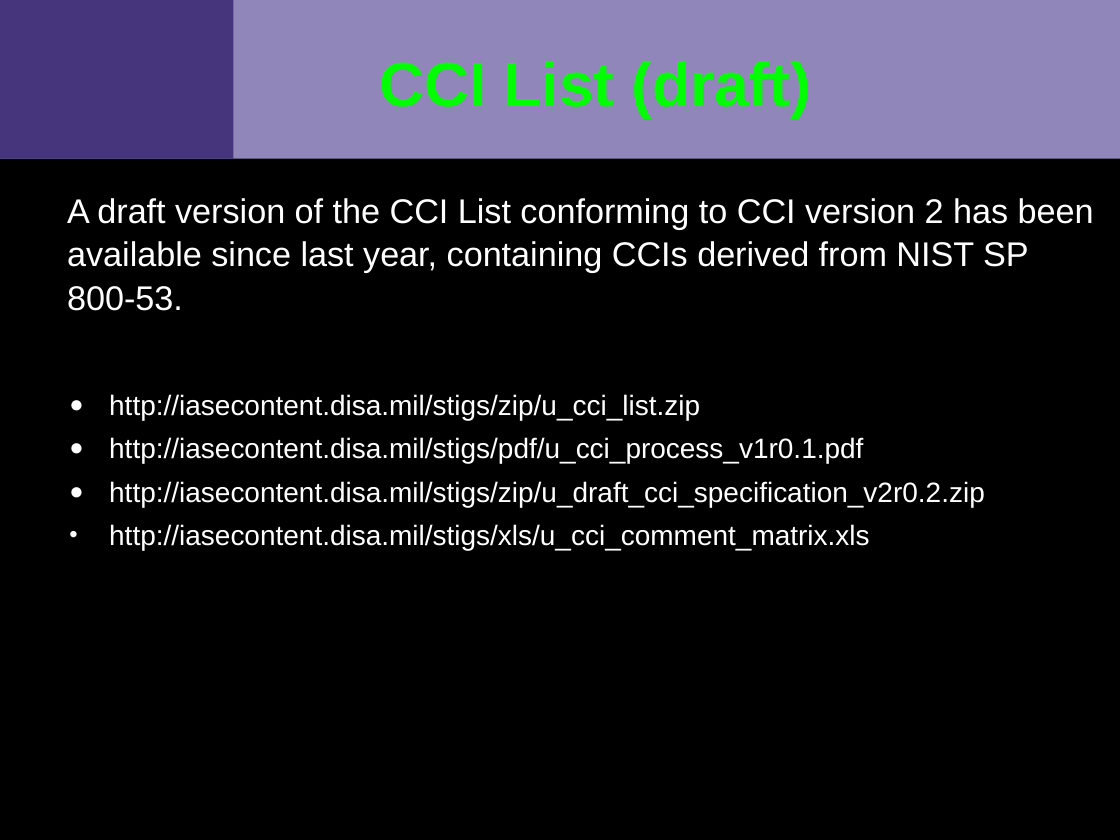
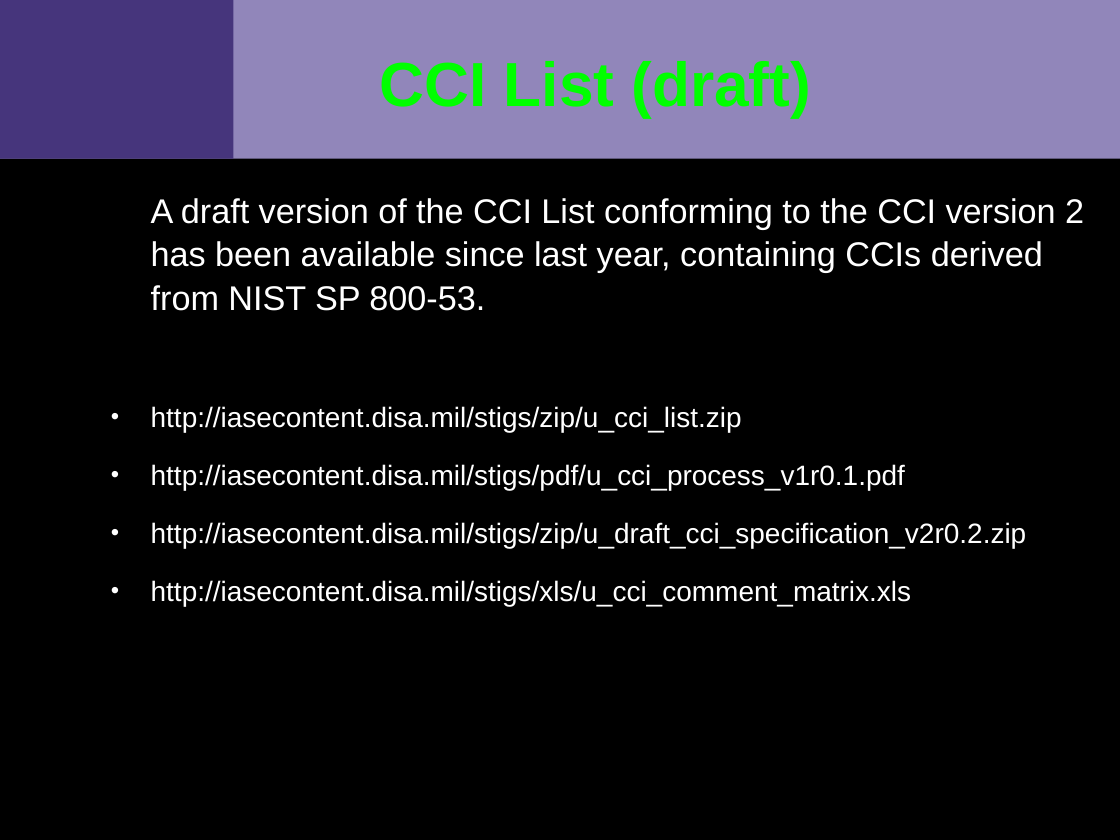
Before and after one commit to VCTLabs/elc2015-presentations, a slide deck: slide 9 of security_IoT/security_assessment_slides.odp. Drawn at 1120x840 pixels with LibreOffice and Linux fonts; fonts in the diff are those of the drawing; background and template pictures are left out. Boxes give left, top, right and bottom in pixels: in the first picture for what was removed or moved away, otherwise in the second. Text is boxed around its words. In the diff, an @@ line names an element or a change of style, - is before the commit and + after.

```diff
--- a/security_IoT/security_assessment_slides.odp
+++ b/security_IoT/security_assessment_slides.odp
@@ text "A draft version of the ...": place and size @@
-text "A draft version of the ..." at box(67, 198, 1094, 550)
+text "A draft version of the ..." at box(151, 198, 1084, 606)
@@ text at box(151, 198, 1084, 311): text changed @@
-A draft version of the CCI List conforming to CCI version 2 has been available since last year, containing CCIs derived from NIST SP 800-53.
+A draft version of the CCI List conforming to the CCI version 2 has been available since last year, containing CCIs derived from NIST SP 800-53.
@@ text at box(151, 406, 1027, 606): bullet ● to •; list level 2 to 1 in "http://iasecontent.disa.mil/stigs/zip/u_cci_list.zip"; line spacing 20pt to 28pt; list level 2 to 1 in "http://iasecontent.disa.mil/stigs/pdf/u_cci_process_v1r0.1.p ..."; list level 2 to 1 in "http://iasecontent.disa.mil/stigs/zip/u_draft_cci_specificat ..."; list level 2 to 1 in "http://iasecontent.disa.mil/stigs/xls/u_cci_comment_matrix.x ..." @@
```
Also in this commit, not shown: 7 other slides changed, 1 other file.
